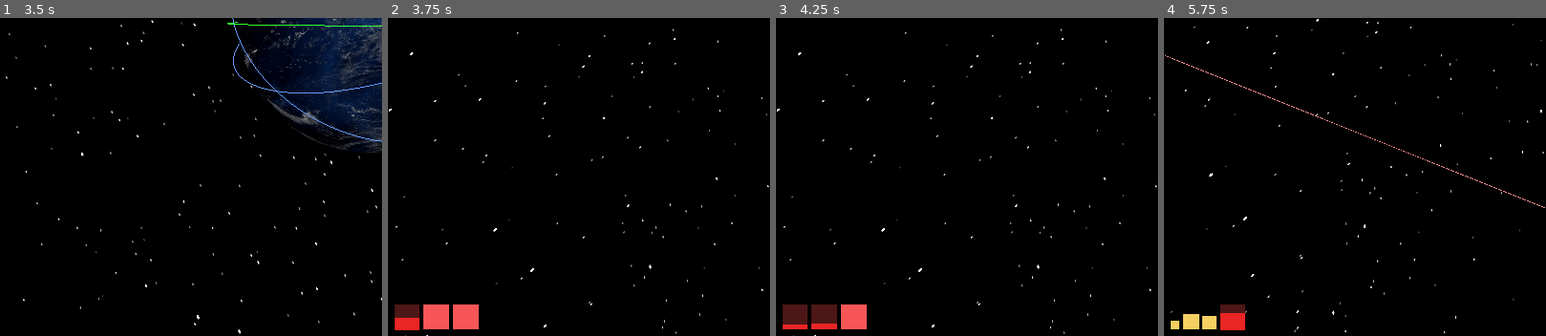
Above: before the commit, frames 1-4 (left to right).
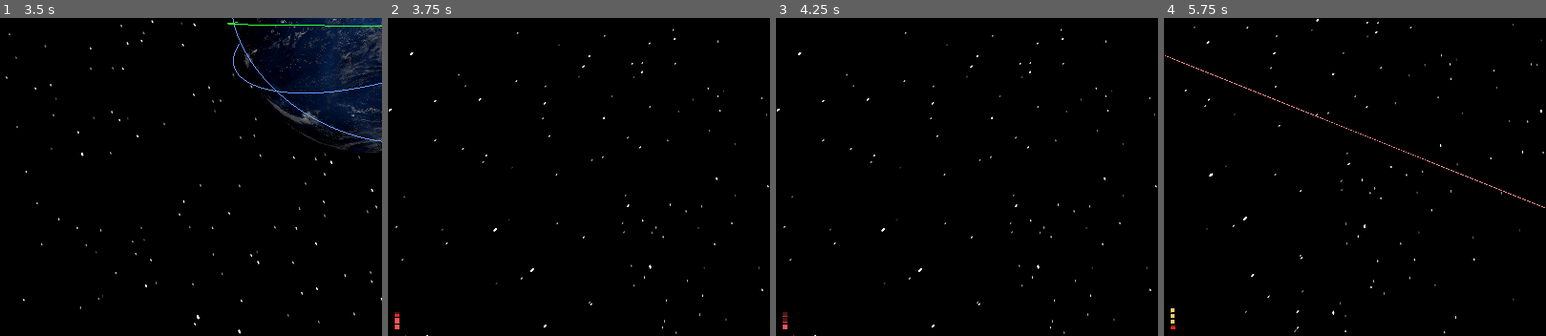
Above: after the commit, the same moments.

Repository: mellenburg/game
Game: Godot game, scene res://scenes/menu.tscn
The game is run twice, just before and just after one commit, with the same random seed, the same clock (stepped at 60 frames per second) and the same inputs.
Inputs (mouse positions are % of the whole screen's width and height, from its top left):
- Up to frame 1 (3.5 s): click "LAUNCH ▶" at 0.5 s; tap Enter (end_game) at 1.25 s; move the mouse to (55, 50) at 1.27 s; hold W (move_forward) 1.28-2 s; tap J (add_decaying_enemy) at 1.35 s; click (55, 50) at 1.42 s; click "Acknowledge ▶" at 2 s; click "LAUNCH ▶" at 2.75 s
- Up to frame 2 (3.75 s): move the mouse to (45, 50) at 3.52 s; hold W (move_forward) from 3.53 s (still down); tap B (add_enemies) at 3.6 s; click (45, 50) at 3.67 s
- Up to frame 3 (4.25 s): keep holding W (move_forward)
- Up to frame 4 (5.75 s): keep holding W (move_forward); move the mouse to (52, 48) at 4.27 s; tap M (add_meteorites) at 4.35 s; click (52, 48) at 4.42 s; move the mouse to (49, 52) at 5.02 s; tap N (add_satellite) at 5.1 s; click (49, 52) at 5.17 s
The pictures show only the part of the screen within x 0-50%, y 50-100%; the shares and areas given below are measured in that part.

Frame 1 is identical in both runs. In frame 2, 1.6% of the frame differs, in the area x 1-24%, y 90-99%; in frame 3, 1.5%; in frame 4, 1.0%.

Commit message:
Cube-root enemy box scaling with vertical column packing
Edge length now scales with max_hp^(1/3) (clamped at 10k HP) instead of
sqrt(max_hp), capping the strip footprint of heavy bodies. Boxes pack
into vertical columns up to a per-row height ceiling before flowing
right, so a wave of small meteorites fits on a single visible row.

Diff:
--- a/godot/scripts/hud.gd
+++ b/godot/scripts/hud.gd
@@ -2,13 +2,16 @@
 extends Control
 ## Roster + targeting overlay. Player units render as green-tinted
 ## panels along the top-left and surface HP / energy / cooldown rows.
-## Enemies render along the bottom-left as area-proportional squares —
-## edge length scales with sqrt(max_hp) so a small meteorite (~10-50 HP)
-## is small, a sat (100 HP) is medium, a heavy decaying body or a
-## large meteorite (up to 1000 HP) is large. The
-## solid fill shrinks bottom-up as HP drops, revealing a translucent
-## red layer that marks the original footprint. Rows wrap upward once
-## adding the next box would push them past half the viewport width.
+## Enemies render along the bottom-left as squares whose edge length
+## scales with max_hp^(1/3), capped at 10k HP. Sub-linear so a heavy
+## boss doesn't dwarf a meteorite wave; the cube root keeps every box
+## comfortably under half a row's max height, which lets small bodies
+## stack vertically into compact columns. Boxes flow into a column
+## bottom-up until adding another would exceed the row height, then
+## start a new column to the right; rows wrap upward once the half-
+## viewport width cap is hit. The solid fill shrinks bottom-up as HP
+## drops, revealing a translucent red layer that marks the original
+## footprint.
 ##
 ## BBCode / panel rebuilds throttle to ~10 Hz; per-frame allocations
 ## are avoided by reusing children across ticks (we only add/remove
@@ -328,12 +331,17 @@
 		_update_box(box, sats[i], i == selected)
 
 
-# Square area encodes max HP (px² per HP point). Tuned so a 25 HP
-# meteorite is a 20 px square, a 100 HP enemy sat is 40 px, and a
-# 200 HP decaying body is ~57 px — visually distinct without any
-# single body dominating the strip at typical viewport widths.
-const ENEMY_HP_AREA_PER_PX: float = 16.0
-const ENEMY_BOX_SEPARATION: int = 6
+# Edge length = ENEMY_BOX_SIDE_AT_MAX * (clamp(max_hp, 1, CLAMP) /
+# CLAMP)^(1/3). Cube root → area ∝ hp^(2/3), so big bodies grow
+# noticeably without blowing out the strip. The clamp matters because
+# late-game bosses can exceed 10k HP; we don't let raw HP drive size
+# past that point. AT_MAX is set below half the row height so even a
+# capped boss leaves room for a second box stacked above it.
+const ENEMY_HP_CLAMP: float = 10000.0
+const ENEMY_BOX_SIDE_AT_MAX: float = 36.0
+const ENEMY_BOX_SIDE_MIN: float = 6.0
+const ENEMY_ROW_MAX_HEIGHT: float = 80.0
+const ENEMY_BOX_SEPARATION: int = 3
 # Drawn behind the solid fill at full box dimensions, so any area the
 # fill no longer covers reads as "lost HP". Translucent so it doesn't
 # fight the overlapping LOS lines or the radar / impact map below.
@@ -346,34 +354,54 @@
 const ENEMY_FILL_SELECTED := Color(0.20, 1.00, 0.20, 1.0)
 
 
-# Multi-row, area-proportional enemy strip. Boxes flow left-to-right
-# along the bottom and wrap into a new row above once the next box
-# would push the row past half the viewport width — the rest of the
-# screen is reserved for the impact map and orbital view.
+# Two-level pack: boxes stack vertically into columns up to the row
+# height cap, then columns flow left→right until the half-viewport
+# width cap forces a new row above. Lets a wave of cheap meteorites
+# fit on a single visible row without crowding the orbital view.
 func _render_enemy_roster(sats: Array[Satellite], selected: int) -> void:
 	if enemy_roster == null:
 		return
 	var max_row_w: float = get_viewport_rect().size.x * 0.5
 	var sep: float = float(ENEMY_BOX_SEPARATION)
 
-	# Partition sats into rows under the half-viewport cap. A row never
-	# wraps on its first box — a single oversize box on its own line is
-	# still less surprising than dropping it entirely.
-	var rows: Array = []
-	var current: Array = []
-	var current_w: float = 0.0
+	# Pack into columns first, in arrival order. A column never starts
+	# empty so an oversize single box still gets its own column rather
+	# than being dropped.
+	var cols: Array = []
+	var col_indices: Array = []
+	var col_height: float = 0.0
+	var col_width: float = 0.0
 	for i in range(sats.size()):
 		var side := _enemy_box_side(sats[i])
-		var span := side + (sep if not current.is_empty() else 0.0)
-		if not current.is_empty() and current_w + span > max_row_w:
-			rows.append(current)
-			current = [i]
-			current_w = side
+		var add := side + (sep if not col_indices.is_empty() else 0.0)
+		if not col_indices.is_empty() and col_height + add > ENEMY_ROW_MAX_HEIGHT:
+			cols.append([col_indices, col_width])
+			col_indices = [i]
+			col_height = side
+			col_width = side
 		else:
-			current.append(i)
-			current_w += span
-	if not current.is_empty():
-		rows.append(current)
+			col_indices.append(i)
+			col_height += add
+			col_width = maxf(col_width, side)
+	if not col_indices.is_empty():
+		cols.append([col_indices, col_width])
+
+	# Group columns into rows under the half-viewport cap.
+	var rows: Array = []
+	var row_cols: Array = []
+	var row_w: float = 0.0
+	for col in cols:
+		var cw: float = col[1]
+		var add_w := cw + (sep if not row_cols.is_empty() else 0.0)
+		if not row_cols.is_empty() and row_w + add_w > max_row_w:
+			rows.append(row_cols)
+			row_cols = [col]
+			row_w = cw
+		else:
+			row_cols.append(col)
+			row_w += add_w
+	if not row_cols.is_empty():
+		rows.append(row_cols)
 
 	# Reuse row containers across ticks; only resize the pool when the
 	# row count changes (matches the player-roster idiom).
@@ -386,38 +414,54 @@
 
 	for r in range(rows.size()):
 		var row := enemy_roster.get_child(r) as HBoxContainer
-		var indices: Array = rows[r]
-		while row.get_child_count() < indices.size():
-			row.add_child(_make_enemy_box())
-		while row.get_child_count() > indices.size():
-			var stale_box := row.get_child(row.get_child_count() - 1)
-			row.remove_child(stale_box)
-			stale_box.queue_free()
-		for c in range(indices.size()):
-			var sat_i: int = indices[c]
-			_update_enemy_box(
-				row.get_child(c) as Control,
-				sats[sat_i],
-				sat_i == selected,
-			)
+		var rcols: Array = rows[r]
+		while row.get_child_count() < rcols.size():
+			row.add_child(_make_enemy_column())
+		while row.get_child_count() > rcols.size():
+			var stale_col := row.get_child(row.get_child_count() - 1)
+			row.remove_child(stale_col)
+			stale_col.queue_free()
+		for ci in range(rcols.size()):
+			var col := row.get_child(ci) as VBoxContainer
+			var indices: Array = rcols[ci][0]
+			while col.get_child_count() < indices.size():
+				col.add_child(_make_enemy_box())
+			while col.get_child_count() > indices.size():
+				var stale_box := col.get_child(col.get_child_count() - 1)
+				col.remove_child(stale_box)
+				stale_box.queue_free()
+			for bi in range(indices.size()):
+				var sat_i: int = indices[bi]
+				_update_enemy_box(
+					col.get_child(bi) as Control,
+					sats[sat_i],
+					sat_i == selected,
+				)
 
 
 func _enemy_box_side(sat: Satellite) -> float:
-	# sqrt because area (not edge length) tracks HP; a 4× HP target is
-	# a 2× wider square, which reads as "much bigger" without any one
-	# threat type dwarfing the row.
-	return sqrt(maxf(sat.max_hp, 1.0) * ENEMY_HP_AREA_PER_PX)
+	var hp_capped := clampf(sat.max_hp, 1.0, ENEMY_HP_CLAMP)
+	var t: float = pow(hp_capped / ENEMY_HP_CLAMP, 1.0 / 3.0)
+	return maxf(ENEMY_BOX_SIDE_MIN, ENEMY_BOX_SIDE_AT_MAX * t)
 
 
 func _make_enemy_row() -> HBoxContainer:
 	var row := HBoxContainer.new()
 	row.mouse_filter = Control.MOUSE_FILTER_IGNORE
 	row.add_theme_constant_override("separation", ENEMY_BOX_SEPARATION)
-	# SHRINK_END so a row with mixed-size boxes plants every box on a
-	# common bottom line — the smaller meteorite squares hug the same
+	# SHRINK_END so a row with mixed-size columns plants every column on
+	# a common bottom line — the smaller meteorite squares hug the same
 	# baseline as the bigger decaying bodies.
 	row.size_flags_vertical = Control.SIZE_SHRINK_END
 	return row
+
+
+func _make_enemy_column() -> VBoxContainer:
+	var col := VBoxContainer.new()
+	col.mouse_filter = Control.MOUSE_FILTER_IGNORE
+	col.add_theme_constant_override("separation", ENEMY_BOX_SEPARATION)
+	col.size_flags_vertical = Control.SIZE_SHRINK_END
+	return col
 
 
 func _make_enemy_box() -> Control:
